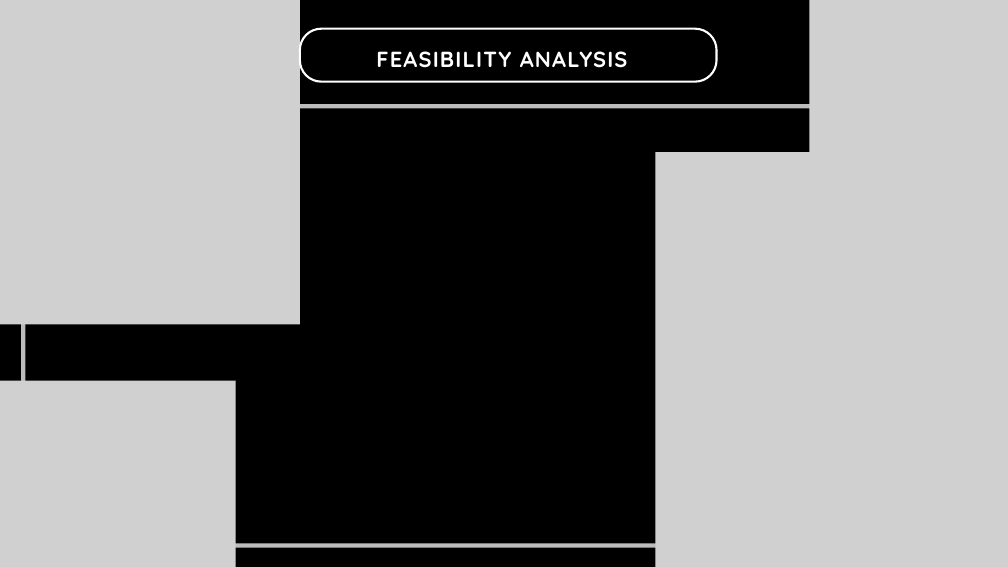
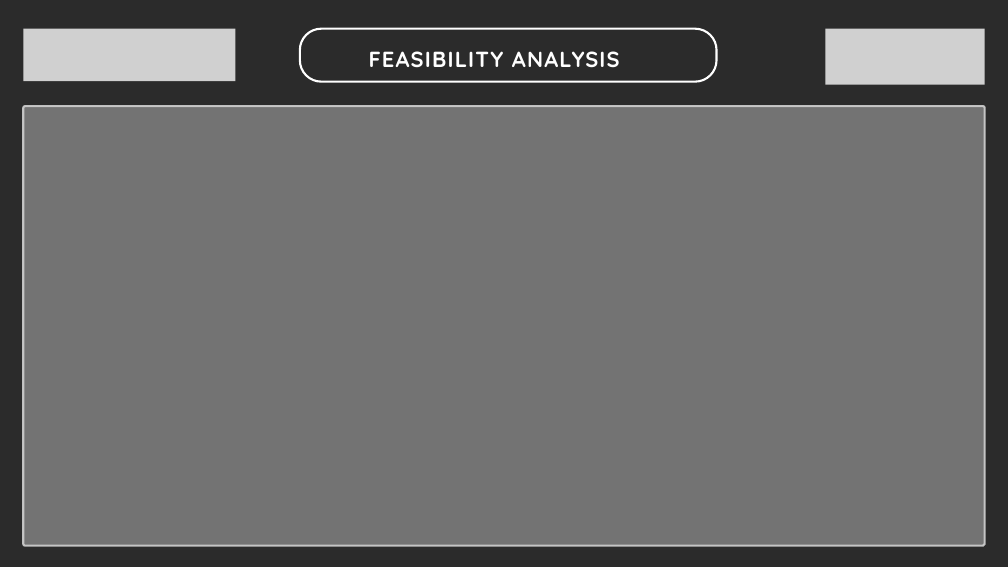
Before and after one commit to GTR-R34-Skyline/DSC_BP26, a slide deck: slide 6 of public/Copy of PPT Template_1.pptx. Drawn at 1008x567 pixels with LibreOffice and Linux fonts; fonts in the diff are those of the drawing; grey boxes stand for pictures; background and template pictures are left out; a plain dark background stands for a picture behind light text. Boxes give left, top, right and bottom in pixels: in the first picture for what was removed or moved away, otherwise in the second. Text is boxed around its words. In the diff, an @@ line names an element or a change of style, - is before the commit and + after.

```diff
--- a/public/Copy of PPT Template_1.pptx
+++ b/public/Copy of PPT Template_1.pptx
@@ background #000000 to picture (left out) @@
@@ picture removed at [0, 0, 300, 324] @@
@@ picture removed at [809, 0, 1008, 207] @@
@@ text "FEASIBILITY ANALYSIS": place and size @@
-text "FEASIBILITY ANALYSIS" at [376, 51, 628, 68]
+text "FEASIBILITY ANALYSIS" at [369, 51, 620, 68]
@@ freeform shape at [23, 106, 984, 546]: fill none to #7B7B7B at 90% opacity; outline #D1D1D1 6 pt to #D1D1D1 3 pt; outline redrawn @@
@@ picture removed at [655, 152, 1008, 567] @@
@@ picture removed at [0, 381, 235, 567] @@
```
Also in this commit, not shown: 4 other slides changed, 1 slide added, 1 slide removed.
